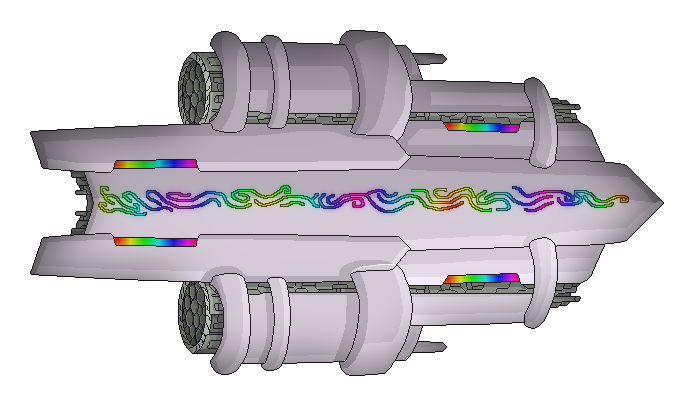
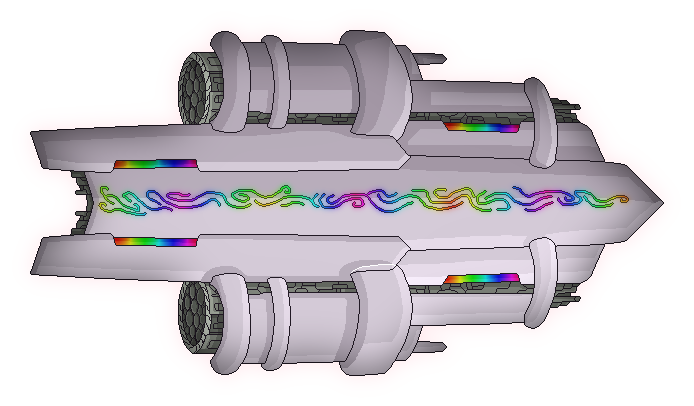
Before/after of a (694, 406) layered artwork. What changed in the layer stack:
painted on "sides" over [114, 123, 519, 281]
painted on "border" over [98, 185, 629, 216]
painted on "base" over [57, 53, 580, 353]
showed "pink glow" over [21, 18, 672, 388]
